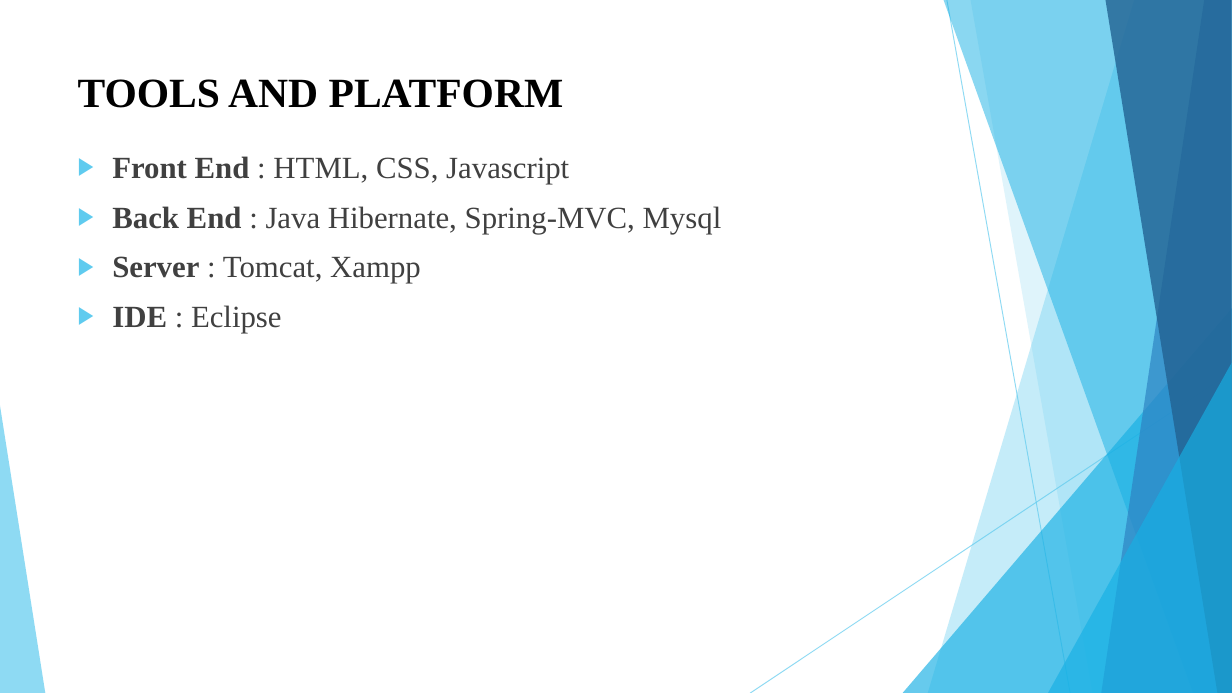
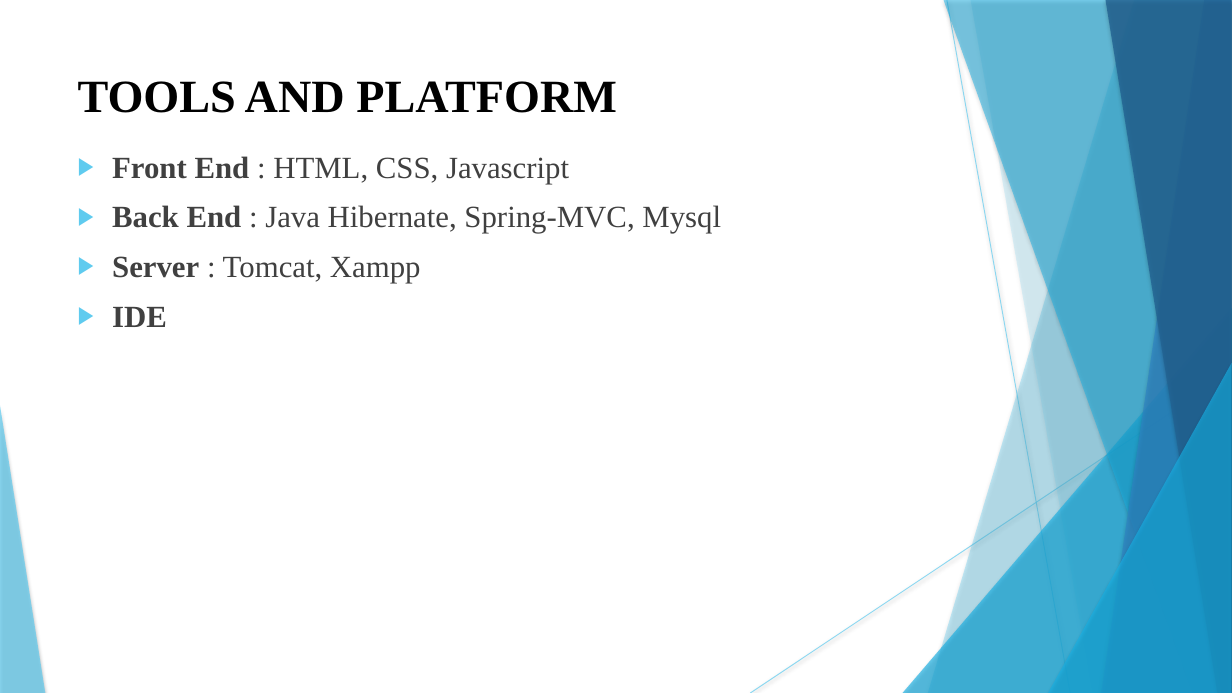
Before and after one commit to KojuOrg/E-Mart-Document, a slide deck: slide 11 of Proposal/Presentation/ProposalSlide.pptx. Drawn at 1232x693 pixels with LibreOffice and Linux fonts; fonts in the diff are those of the drawing. Boxes give left, top, right and bottom in pixels: in the first picture for what was removed or moved away, otherwise in the second. Text is boxed around its words. In the diff, an @@ line names an element or a change of style, - is before the commit and + after.

```diff
--- a/Proposal/Presentation/ProposalSlide.pptx
+++ b/Proposal/Presentation/ProposalSlide.pptx
@@ line (947, 0) - (1070, 693): stroke #5FCBEF 0.75 pt to #5FCBEF 0.74 pt @@
@@ freeform shape at bbox=[970, 0, 1232, 693]: shadow on; outline redrawn @@
@@ text "TOOLS AND PLATFORM" at bbox=[78, 81, 617, 113]: size 32.4 to 36 pt @@
@@ text at bbox=[112, 156, 721, 283]: indent changed @@
@@ text at bbox=[112, 307, 167, 327]: text changed; bold on @@
-▶ IDE : Eclipse
+▶ IDE
@@ line (1232, 372) - (750, 693): stroke #5FCBEF 0.75 pt to #5FCBEF 0.74 pt @@
@@ shadow on in 7 elements at bbox=[928, 0, 1232, 693], bbox=[903, 308, 1232, 693], bbox=[944, 0, 1232, 693], bbox=[1102, 0, 1232, 693], bbox=[1105, 0, 1232, 693], bbox=[1048, 363, 1232, 693], bbox=[0, 406, 45, 693] @@
```
Also in this commit, not shown: 13 other slides changed.
